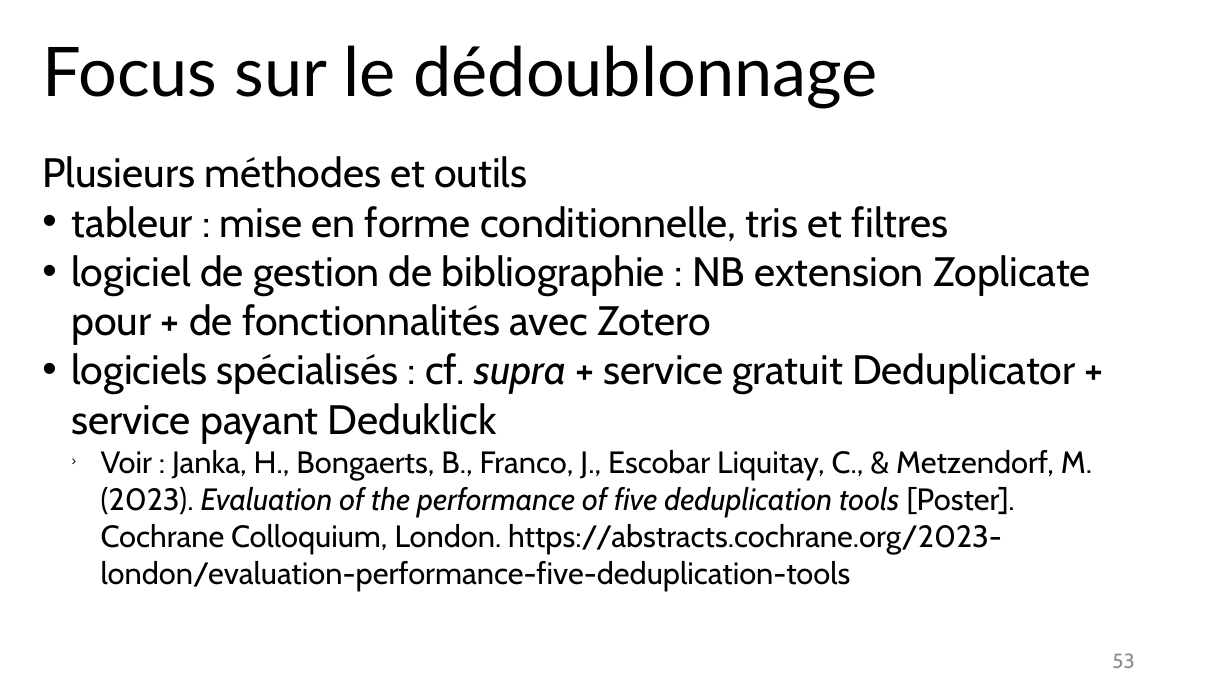
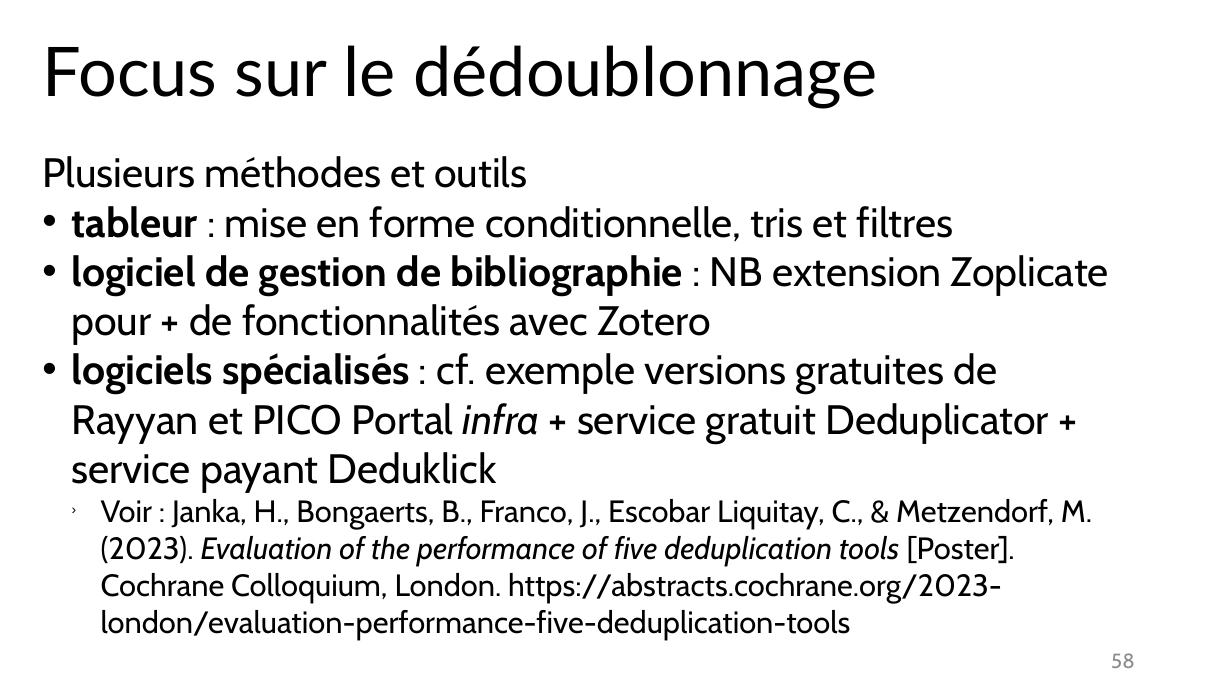
Before and after one commit to fflamerie/intro_revlit, a slide deck: slide 58 of docs/Intro_RevLit.odp (slide 53 before the commit). Drawn at 1232x693 pixels with LibreOffice and Linux fonts; fonts in the diff are those of the drawing. Boxes give left, top, right and bottom in pixels: in the first picture for what was removed or moved away, otherwise in the second. Text is boxed around its words. In the diff, an @@ line names an element or a change of style, - is before the commit and + after.

```diff
--- a/docs/Intro_RevLit.odp
+++ b/docs/Intro_RevLit.odp
@@ text at (72, 206, 1109, 345): bold on in "tableur", "logiciel de gestion de bibliographie" @@
@@ text at (72, 353, 1049, 493): text changed @@
-• logiciels spécialisés : cf. supra + service gratuit Deduplicator + service payant Deduklick
+• logiciels spécialisés : cf. exemple versions gratuites de Rayyan et PICO Portal infra + service gratuit Deduplicator + service payant Deduklick
@@ page number at (1111, 653, 1135, 668): text changed @@
-53
+58
```
Also in this commit, not shown: 18 other slides changed, 8 slides added, 4 other files.
